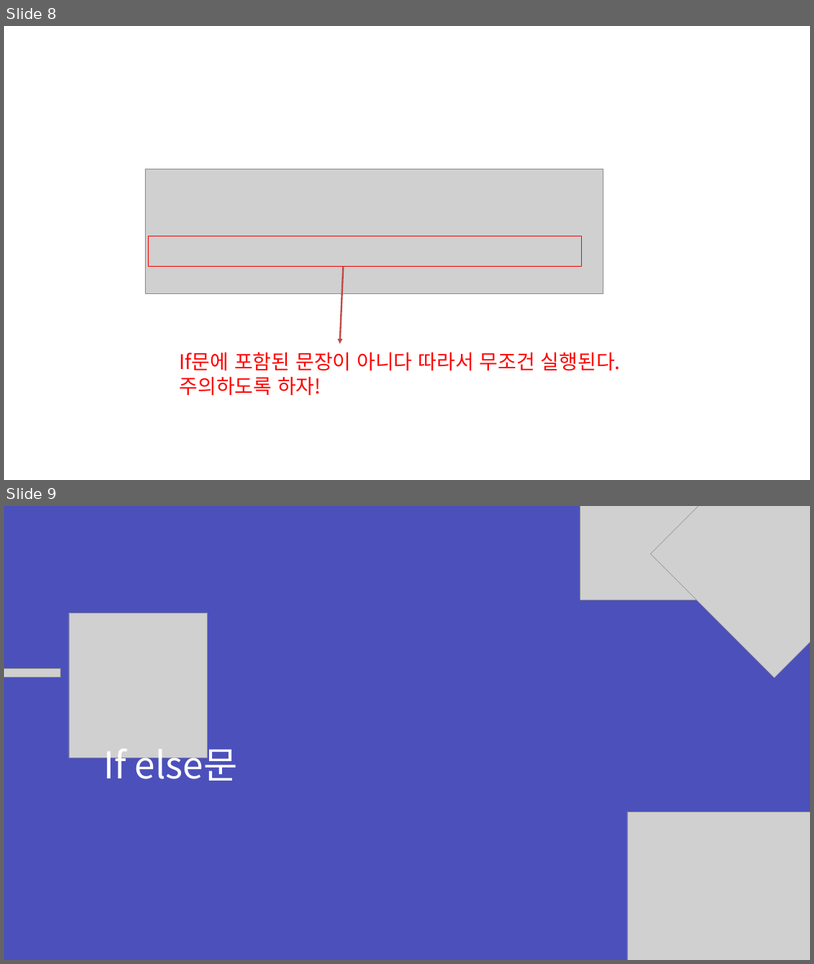
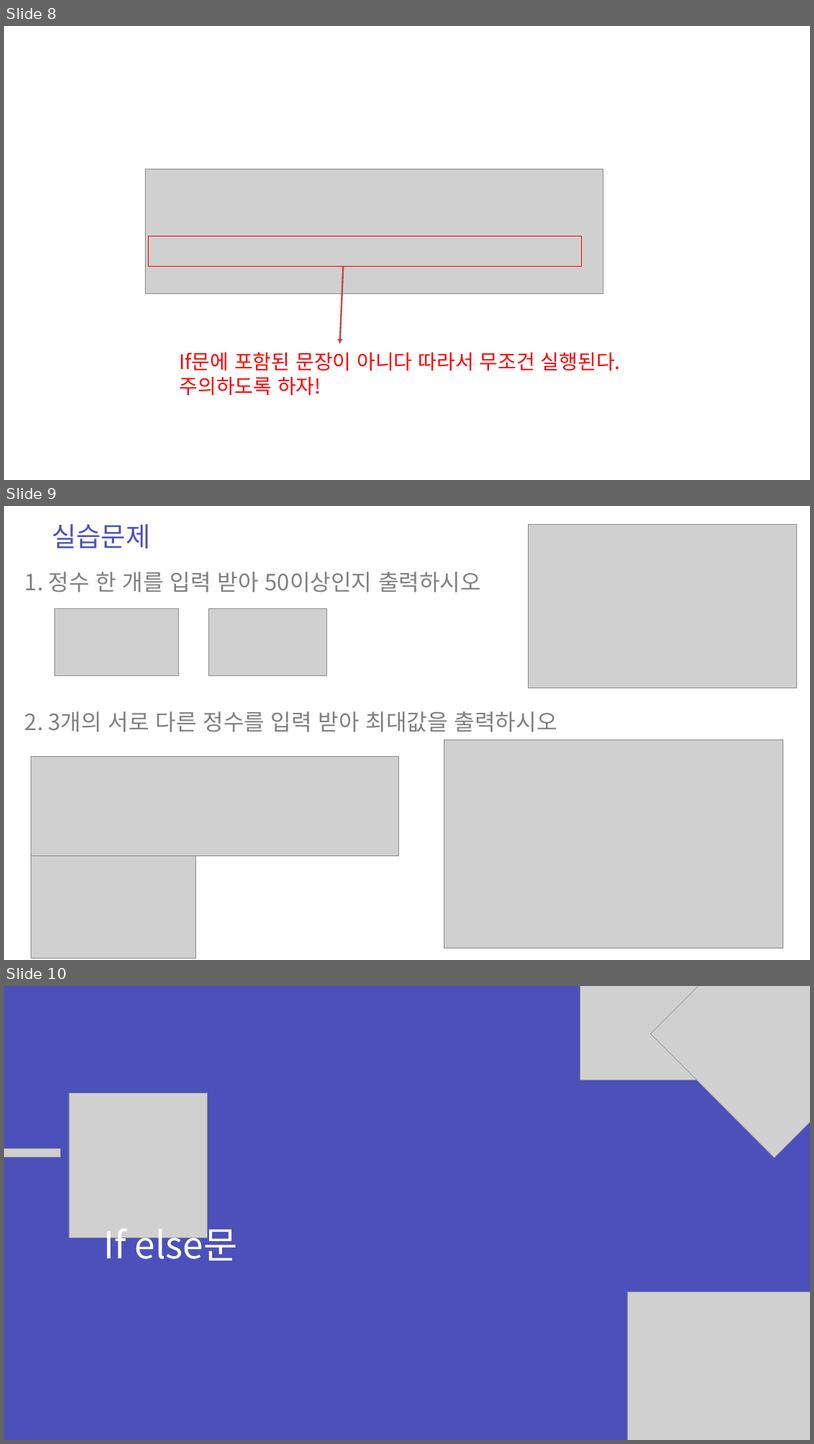
Before and after one commit to zest132/JavaLecture, a slide deck: JavaLecture/LectureFile/java 3강.pptx. Shown one above the other, each under a label of ours: slides 8 and 9 before the commit, slides 8, 9 and 10 after it. The pictures are 814x964 and 814x1444 pixels, drawn with LibreOffice and Linux fonts; fonts in the diff are those of the drawing; grey boxes stand for pictures. Boxes give left, top, right and bottom in pixels: in the first picture for what was removed or moved away, otherwise in the second. Text is boxed around its words. In the diff, an @@ line names an element or a change of style, - is before the commit and + after.

```diff
--- a/JavaLecture/LectureFile/java 3강.pptx
+++ b/JavaLecture/LectureFile/java 3강.pptx
@@ slide 9 added at box(4, 506, 810, 960), background #FFFFFF @@
@@ text added at box(52, 524, 150, 548), 48 pt, text #4C50BC @@
+실습문제
@@ picture added at box(528, 525, 797, 687) @@
@@ text added at box(25, 572, 481, 592), 40 pt, text #808080 @@
+1. 정수 한 개를 입력 받아 50이상인지 출력하시오
@@ picture added at box(54, 608, 178, 675) @@
@@ picture added at box(208, 608, 327, 675) @@
@@ text added at box(25, 711, 558, 732), 40 pt, text #808080 @@
+2. 3개의 서로 다른 정수를 입력 받아 최대값을 출력하시오
@@ picture added at box(445, 739, 783, 948) @@
@@ picture added at box(31, 757, 399, 856) @@
@@ picture added at box(31, 854, 196, 958) @@
@@ what was slide 9 is now slide 10 @@
```
Also in this commit, not shown: 1 slide changed, 1 slide removed, 6 other files.
